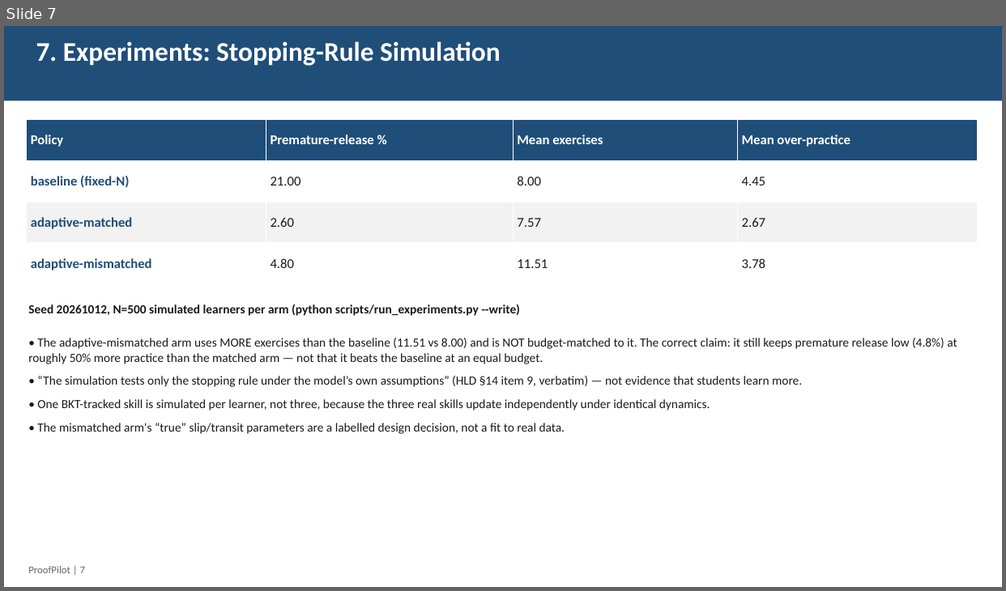
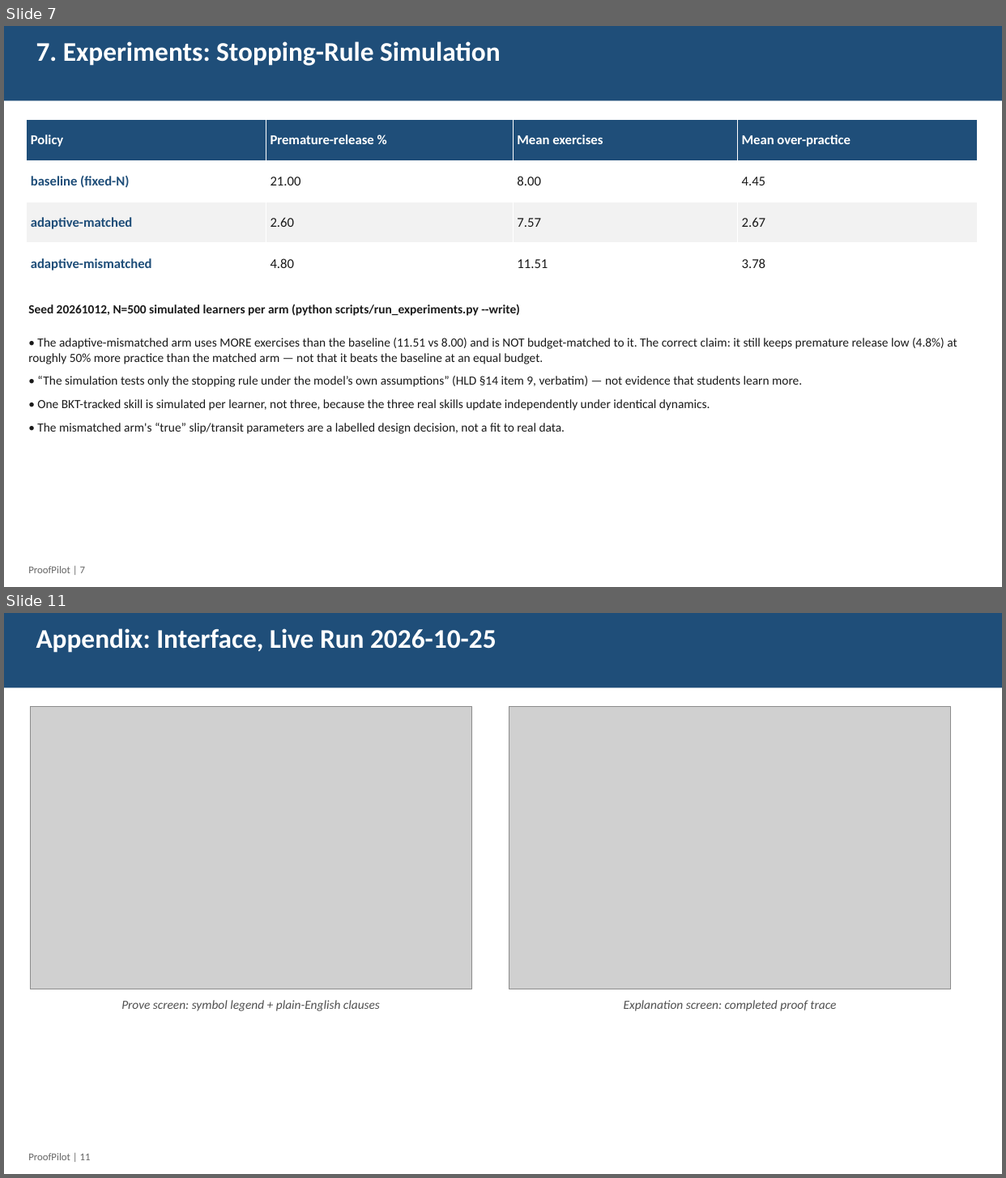
Before and after one commit to ujwal2311/proofpilot, a slide deck: docs/report/ProofPilot_Progress_Report.pptx. Shown one above the other, each under a label of ours: slide 7 before the commit, slides 7 and 11 after it; the slides between them are not shown. The pictures are 1006x591 and 1006x1178 pixels, drawn with LibreOffice and Linux fonts; fonts in the diff are those of the drawing; grey boxes stand for pictures. Boxes give left, top, right and bottom in pixels: in the first picture for what was removed or moved away, otherwise in the second. Text is boxed around its words. In the diff, an @@ line names an element or a change of style, - is before the commit and + after.

```diff
--- a/docs/report/ProofPilot_Progress_Report.pptx
+++ b/docs/report/ProofPilot_Progress_Report.pptx
@@ slide 11 added at <box>4,613,1002,1174</box>, background #FFFFFF @@
@@ rectangle added at <box>4,613,1002,688</box>, fill #1F4E79 @@
@@ text added at <box>36,628,496,653</box>, 26 pt, text #FFFFFF, bold @@
+Appendix: Interface, Live Run 2026-10-25
@@ picture added at <box>30,707,472,990</box> @@
@@ picture added at <box>509,707,951,990</box> @@
@@ text added at <box>121,1000,380,1012</box>, 12 pt, text #505050, italic @@
+Prove screen: symbol legend + plain-English clauses
@@ text added at <box>624,1000,836,1012</box>, 12 pt, text #505050, italic @@
+Explanation screen: completed proof trace
@@ text added at <box>28,1153,91,1161</box>, 10 pt, text #666666 @@
+ProofPilot | 11
```
Also in this commit, not shown: 6 slides changed, 12 other files.
